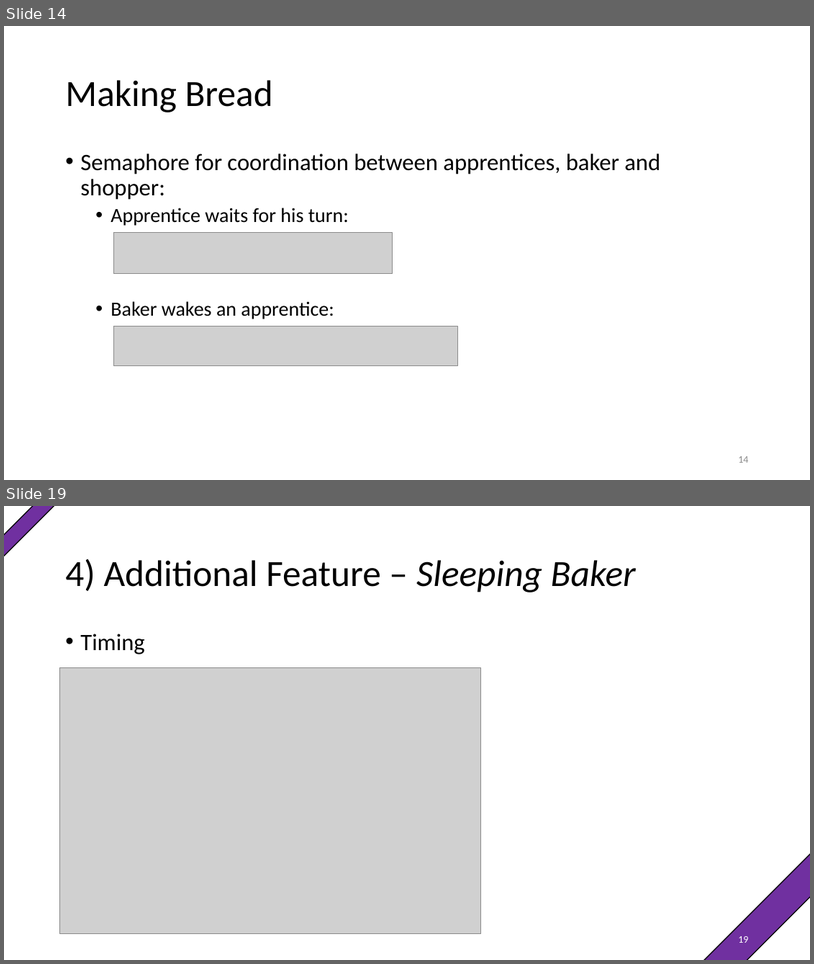
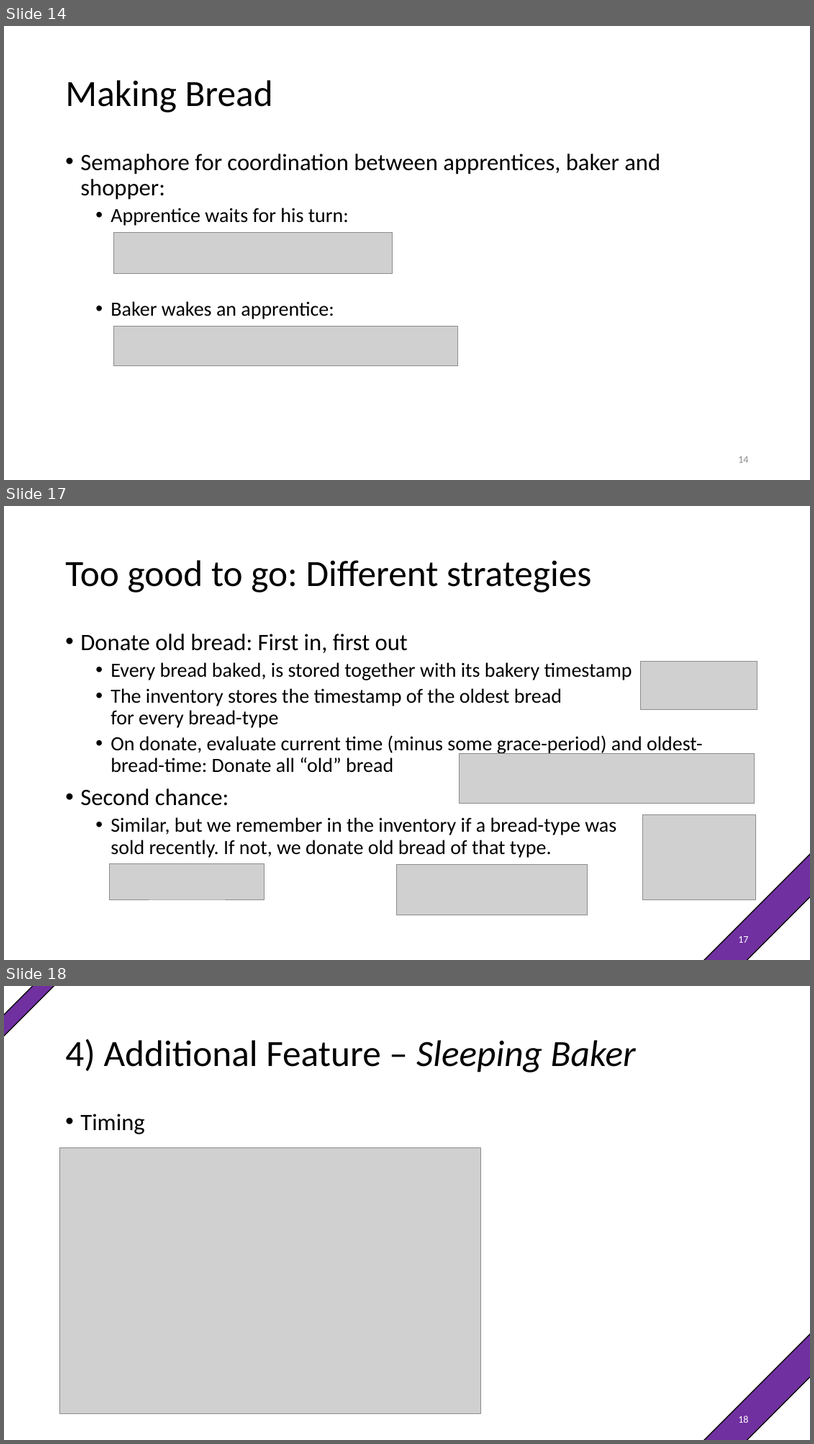
Before and after one commit to xHascox/Bakery, a slide deck: Presentation/Presentation Group 1_OS_Unifr.pptx. Shown one above the other, each under a label of ours: slides 14 and 19 before the commit, slides 14, 17 and 18 after it; the slides between them are not shown. The pictures are 814x964 and 814x1444 pixels, drawn with LibreOffice and Linux fonts; fonts in the diff are those of the drawing; grey boxes stand for pictures. Boxes give left, top, right and bottom in pixels: in the first picture for what was removed or moved away, otherwise in the second. Text is boxed around its words. In the diff, an @@ line names an element or a change of style, - is before the commit and + after.

Commit message:
Added slides for too-good-to-go

```diff
--- a/Presentation/Presentation Group 1_OS_Unifr.pptx
+++ b/Presentation/Presentation Group 1_OS_Unifr.pptx
@@ slide 17 added at bbox=[4, 506, 810, 960], background #FFFFFF @@
@@ title added at bbox=[65, 560, 592, 592], 44 pt, text #000000 @@
+Too good to go: Different strategies
@@ text added at bbox=[80, 633, 703, 857], 24 pt, text #000000 @@
+• Donate old bread: First in, first out
+  • Every bread baked, is stored together with its bakery timestamp
+  • The inventory stores the timestamp of the oldest bread
+    for every bread-type
+  • On donate, evaluate current time (minus some grace-period) and oldest-bread-time: Donate all “old” bread
+• Second chance:
+  • Similar, but we remember in the inventory if a bread-type was
+    sold recently. If not, we donate old bread of that type.
@@ picture added at bbox=[641, 662, 758, 709] @@
@@ picture added at bbox=[459, 753, 755, 803] @@
@@ picture added at bbox=[643, 815, 756, 899] @@
@@ rectangle added at bbox=[679, 835, 810, 960], fill #7030A0, outline #000000 1 pt @@
@@ picture added at bbox=[110, 864, 265, 899] @@
@@ picture added at bbox=[397, 865, 588, 915] @@
@@ page number added at bbox=[738, 936, 748, 942], 12 pt, text #FFFFFF @@
+17
@@ what was slide 19 is now slide 18 @@
@@ page number at bbox=[738, 1415, 748, 1422]: text changed @@
-19
+18
```
Also in this commit, not shown: 1 slide changed, 1 other slide added, 3 slides removed.
